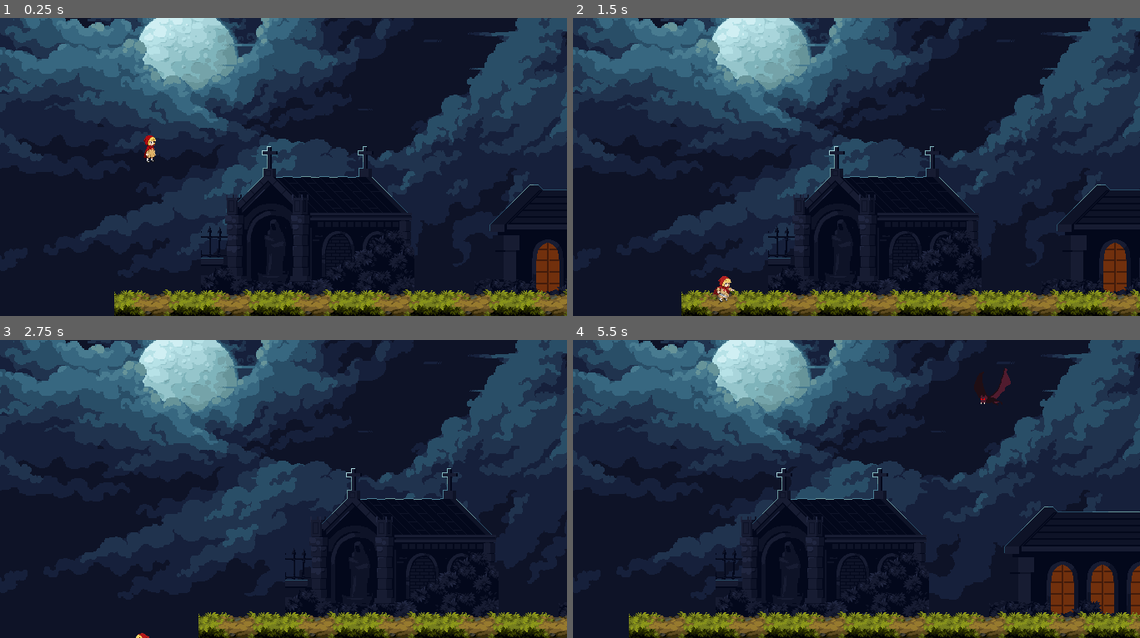
Above: before the commit, frames 1-4 (two rows, left to right).
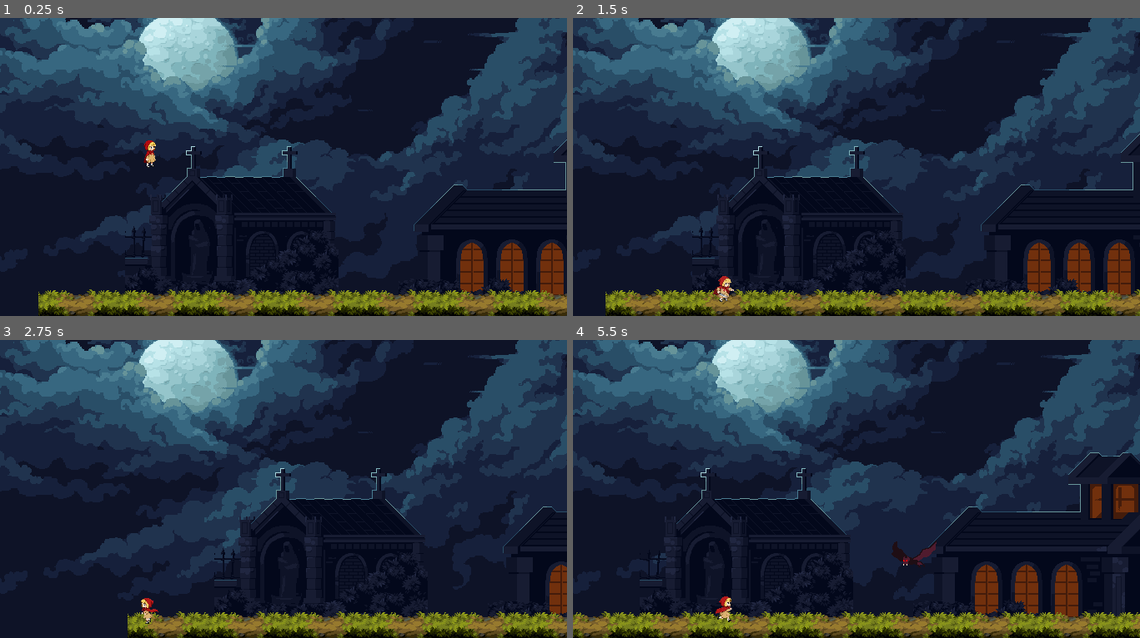
Above: after the commit, the same moments.

Repository: Jullyo1122/jogo-de-plataforma
Game: Godot game, scene res://cenas/CenaPrincipal.tscn
Two runs of this game, one before a commit and one after it. Both use one fixed random seed, a clock stepped at 60 frames per second and the inputs below.
Inputs:
- Up to frame 1 (0.25 s): no input
- Up to frame 2 (1.5 s): tap Enter (attack) at 0.5, 0.6, 1.35 s; hold D (right) from 0.53 s (still down); tap W (jump) at 0.77 s
- Up to frame 3 (2.75 s): tap W (jump) at 1.52 s; release D (right) at 2.03 s; hold A (left) from 2.03 s (still down); tap Enter (attack) at 2.1 s
- Up to frame 4 (5.5 s): release A (left) at 2.78 s; hold D (right) 2.78-4.28 s; tap Enter (attack) every 0.75 s from 2.85 to 5.1 s; tap W (jump) at 3.02, 3.77, 4.52 s; hold A (left) 4.28-5.03 s; hold D (right) from 5.03 s (still down)

The runs differ from the first frame. In frame 1, 15% of the frame differs, in the area x 0-100%, y 0-100%; in frame 2, 15%; in frame 3, 12%; in frame 4, 17%.

Commit message:
adicionando animação de ataque do inimigo

Diff:
--- a/cenas/CenaPrincipal.tscn
+++ b/cenas/CenaPrincipal.tscn
@@ -2618,7 +2618,7 @@
 
 [node name="player2" parent="." unique_id=2116014508 instance=ExtResource("1_ahw13")]
 z_index = 3
-position = Vector2(10, 32)
+position = Vector2(101, 38)
 
 [node name="Tiles" type="Node2D" parent="." unique_id=1530706978]
 position = Vector2(7, 49)
@@ -2643,10 +2643,10 @@
 motion_scale = Vector2(0, 0)
 
 [node name="backg" type="Sprite2D" parent="ParallaxBackground/ParallaxLayer" unique_id=916591668]
-position = Vector2(424.99997, 171)
+position = Vector2(439, 172.00003)
 scale = Vector2(1.2402344, 1.2944711)
 texture = ExtResource("6_ahw13")
 script = ExtResource("7_xumti")
 
 [node name="enemy" parent="." unique_id=1257984357 instance=ExtResource("11_76hco")]
-position = Vector2(994, -16)
+position = Vector2(993, 179)
--- a/entities/enemy.gd
+++ b/entities/enemy.gd
@@ -5,9 +5,12 @@
 var frequency = 2.0
 var time = 0.0
 
+@onready var anim: AnimatedSprite2D = $Animacaobat
+
 enum BatState {
 	PATROL,
-	ATTACK
+	ATTACK,
+	COOLDOWN
 }
 
 var state = BatState.PATROL
@@ -21,20 +24,24 @@
 
 		BatState.ATTACK:
 			attack()
+
+		BatState.COOLDOWN:
+			cooldown(delta)
 	update_sprite_direction()
 	move_and_slide()
 
 func update_sprite_direction():
 	if velocity.x > 0:
-		$AnimatedSprite2D.flip_h = false
+		$Animacaobat.flip_h = false
 	elif velocity.x < 0:
-		$AnimatedSprite2D.flip_h = true
+		$Animacaobat.flip_h = true
 
 func patrol(delta):
 	time += delta
 
 	velocity.x = -speed
 	velocity.y = sin(time * frequency) * amplitude
+	anim.play("patrol")
 
 func _on_detection_area_body_entered(body):
 	print("Entrou:", body.name)
@@ -44,6 +51,7 @@
 		print("Jogador detectado")
 		player = body
 		state = BatState.ATTACK
+		anim.play("attack")
 
 
 func _on_detection_area_body_exited(body):
@@ -52,6 +60,7 @@
 		state = BatState.PATROL
 
 var attack_speed = 200
+@export var attack_cooldown := 1.5
 
 func attack():
 	print("Atacando")
@@ -59,9 +68,23 @@
 	if player == null:
 		return
 
+
+	$AttackCooldown.start()
+
 	var direction = (player.global_position - global_position).normalized()
+	velocity = direction * attack_speed
 
-	velocity = direction * attack_speed
+	state = BatState.COOLDOWN
+
+func cooldown(delta):
+	pass
 
 func _ready():
 	$HitBox.add_to_group("enemy_attack")
+
+
+func _on_attack_cooldown_timeout() -> void:
+	if player != null:
+		state = BatState.ATTACK
+	else:
+		state = BatState.PATROL
--- a/entities/enemy.tscn
+++ b/entities/enemy.tscn
@@ -2,6 +2,51 @@
 
 [ext_resource type="Texture2D" uid="uid://c2yhwvbp3pibd" path="res://sprites/Bat/fly.png" id="1_p7g5j"]
 [ext_resource type="Script" uid="uid://dva4f3eoe7wld" path="res://entities/enemy.gd" id="1_pqhw6"]
+[ext_resource type="Texture2D" uid="uid://bjop0bpkj8uku" path="res://sprites/Bat/attack.png" id="2_b4nis"]
+
+[sub_resource type="AtlasTexture" id="AtlasTexture_5ku5l"]
+atlas = ExtResource("2_b4nis")
+region = Rect2(0, 0, 87, 87)
+
+[sub_resource type="AtlasTexture" id="AtlasTexture_hijg5"]
+atlas = ExtResource("2_b4nis")
+region = Rect2(87, 0, 87, 87)
+
+[sub_resource type="AtlasTexture" id="AtlasTexture_ae2me"]
+atlas = ExtResource("2_b4nis")
+region = Rect2(174, 0, 87, 87)
+
+[sub_resource type="AtlasTexture" id="AtlasTexture_fp52m"]
+atlas = ExtResource("2_b4nis")
+region = Rect2(261, 0, 87, 87)
+
+[sub_resource type="AtlasTexture" id="AtlasTexture_s5aq6"]
+atlas = ExtResource("2_b4nis")
+region = Rect2(348, 0, 87, 87)
+
+[sub_resource type="AtlasTexture" id="AtlasTexture_od71d"]
+atlas = ExtResource("2_b4nis")
+region = Rect2(435, 0, 87, 87)
+
+[sub_resource type="AtlasTexture" id="AtlasTexture_hjq3p"]
+atlas = ExtResource("2_b4nis")
+region = Rect2(522, 0, 87, 87)
+
+[sub_resource type="AtlasTexture" id="AtlasTexture_gdhdb"]
+atlas = ExtResource("2_b4nis")
+region = Rect2(609, 0, 87, 87)
+
+[sub_resource type="AtlasTexture" id="AtlasTexture_raxss"]
+atlas = ExtResource("2_b4nis")
+region = Rect2(696, 0, 87, 87)
+
+[sub_resource type="AtlasTexture" id="AtlasTexture_l6mrk"]
+atlas = ExtResource("2_b4nis")
+region = Rect2(783, 0, 87, 87)
+
+[sub_resource type="AtlasTexture" id="AtlasTexture_osk6j"]
+atlas = ExtResource("2_b4nis")
+region = Rect2(870, 0, 87, 87)
 
 [sub_resource type="AtlasTexture" id="AtlasTexture_pqhw6"]
 atlas = ExtResource("1_p7g5j")
@@ -51,6 +96,44 @@
 animations = [{
 "frames": [{
 "duration": 1.0,
+"texture": SubResource("AtlasTexture_5ku5l")
+}, {
+"duration": 1.0,
+"texture": SubResource("AtlasTexture_hijg5")
+}, {
+"duration": 1.0,
+"texture": SubResource("AtlasTexture_ae2me")
+}, {
+"duration": 1.0,
+"texture": SubResource("AtlasTexture_fp52m")
+}, {
+"duration": 1.0,
+"texture": SubResource("AtlasTexture_s5aq6")
+}, {
+"duration": 1.0,
+"texture": SubResource("AtlasTexture_od71d")
+}, {
+"duration": 1.0,
+"texture": SubResource("AtlasTexture_hjq3p")
+}, {
+"duration": 1.0,
+"texture": SubResource("AtlasTexture_gdhdb")
+}, {
+"duration": 1.0,
+"texture": SubResource("AtlasTexture_raxss")
+}, {
+"duration": 1.0,
+"texture": SubResource("AtlasTexture_l6mrk")
+}, {
+"duration": 1.0,
+"texture": SubResource("AtlasTexture_osk6j")
+}],
+"loop": true,
+"name": &"attack",
+"speed": 10.0
+}, {
+"frames": [{
+"duration": 1.0,
 "texture": SubResource("AtlasTexture_pqhw6")
 }, {
 "duration": 1.0,
@@ -84,7 +167,7 @@
 "texture": SubResource("AtlasTexture_nfp2m")
 }],
 "loop": true,
-"name": &"default",
+"name": &"patrol",
 "speed": 10.0
 }]
 
@@ -95,17 +178,17 @@
 size = Vector2(57, 49)
 
 [sub_resource type="CircleShape2D" id="CircleShape2D_pqhw6"]
-radius = 272.02942
+radius = 78.51752
 
 [node name="enemy" type="CharacterBody2D" unique_id=1257984357]
 z_index = 2
 script = ExtResource("1_pqhw6")
 
-[node name="AnimatedSprite2D" type="AnimatedSprite2D" parent="." unique_id=756817651]
+[node name="Animacaobat" type="AnimatedSprite2D" parent="." unique_id=756817651]
 position = Vector2(2, -1)
 sprite_frames = SubResource("SpriteFrames_5ku5l")
-frame = 10
-frame_progress = 0.10585607
+animation = &"attack"
+frame_progress = 0.8689892
 
 [node name="CollisionShape2D" type="CollisionShape2D" parent="." unique_id=278073084]
 position = Vector2(7.5, 8.5)
@@ -123,7 +206,10 @@
 [node name="DetectionArea" type="Area2D" parent="." unique_id=1186854069]
 
 [node name="CollisionShape2D" type="CollisionShape2D" parent="DetectionArea" unique_id=1086319796]
-position = Vector2(109, 122)
+position = Vector2(7, 2)
 shape = SubResource("CircleShape2D_pqhw6")
 
+[node name="AttackCooldown" type="Timer" parent="." unique_id=1150983718]
+
 [connection signal="body_entered" from="DetectionArea" to="." method="_on_detection_area_body_entered"]
+[connection signal="timeout" from="AttackCooldown" to="." method="_on_attack_cooldown_timeout"]
--- a/entities/player_2.tscn
+++ b/entities/player_2.tscn
@@ -218,7 +218,7 @@
 "duration": 1.0,
 "texture": SubResource("AtlasTexture_yp8l4")
 }],
-"loop": true,
+"loop": false,
 "name": &"Demage",
 "speed": 5.0
 }, {
@@ -338,7 +338,7 @@
 position = Vector2(40.6875, 28)
 scale = Vector2(0.13437499, 0.14375004)
 sprite_frames = SubResource("SpriteFrames_dnlsw")
-animation = &"Attack"
+animation = &"Demage"
 autoplay = "Idle"
 
 [node name="CollisionShape2D" type="CollisionShape2D" parent="." unique_id=1651766809]
